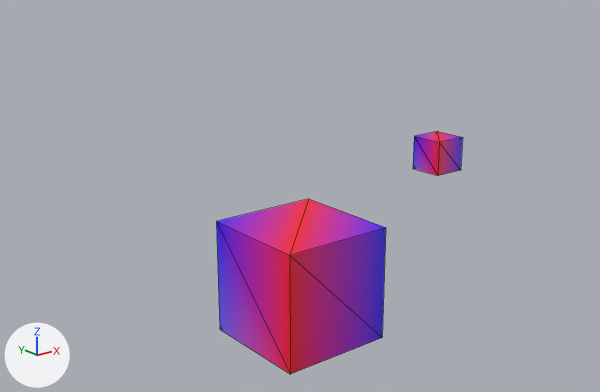
One commit to the glTF model datafiles/block.glb: the scene before it, then after it.
Rendered twice from a 50 mm lens placed at (-16.33, -20.4, 13.15), pointed at (-1.81, -2.25, 5.89). Arrows for +X, +Y and +Z are at lower left; the lights stay in place. Mesh edges are drawn as thin lines. Where no turn or scale is listed for an object, it has been applied to the vertices. Vertices at the same position are counted once.
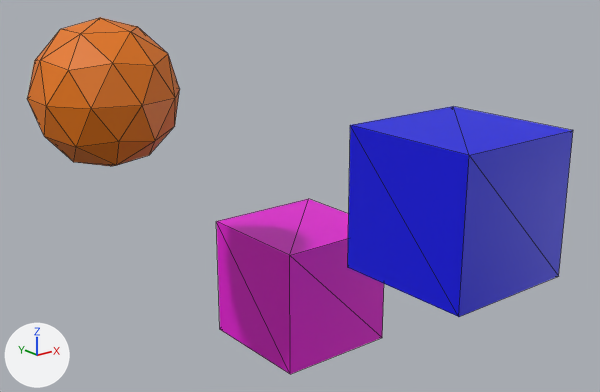
The newer file is also rescaled (x0.5), turned or shifted as a whole; pictures and numbers use the older file's frame.

Where the change shows, as pixel boxes [x1, y1, x2, y2] in the pictures (600 x 392 px):
'Cube', reshaped (109% wider, 53% taller): before [216, 199, 386, 374]; after [216, 106, 573, 374]
'Icosphere', added (orange): after [27, 17, 180, 166]
'Cube.001', deleted: before [413, 132, 463, 176]
part 1 of me_cube_001, added (blue): after [348, 106, 573, 317]
part 2 of me_cube_001, recoloured: [216, 199, 384, 374] in both

Edits to the bpy script that builds the scene:
```text
Add mat_materialcube2:
    mat_materialcube2 = principled_material('MaterialCube2')
    mat_materialcube2.base_color = (0.0, 0.00086, 0.8)  # blue #0003e7
Add mat_materialcube:
    mat_materialcube = principled_material('MaterialCube')
    mat_materialcube.base_color = (0.8, 0.0, 0.666)  # pink #e700d5
Add mat_materialico:
    mat_materialico = principled_material('MaterialIco')
    mat_materialico.base_color = (0.8, 0.183, 0.0)  # orange #e77700
Change me_cube_001:
    used by ob_cube; location = (0.0, 0.0, 2.0)
    remove me_cube_001.from_pydata(...)  # 8 vertices, 12 faces; spans x -2.0..2.0, y -2.0..2.0, z -2.0..2.0
    add me_cube_001.from_pydata(...)  # 16 vertices, 24 faces; spans x -2.0..2.0, y -8.58..2.0, z -2.0..6.44
    me_cube_001 part 1: a new loose piece, a box spanning x -2.0..2.0, y -8.58..-4.58, z 2.44..6.44, in mat_materialcube2 (blue #0003e7)
    me_cube_001 part 2: 12 faces spanning x -2.0..2.0, y -2.0..2.0, z -2.0..2.0 switch from mat_defaultmaterial to mat_materialcube (pink #e700d5)
    add me_cube_001.materials.append(mat_materialcube2)  # blue #0003e7
Add me_icosphere:
    me_icosphere.from_pydata(...)  # an icosphere of 80 faces spanning x -8.53..-4.73, y -2.0..2.0, z 5.13..9.13
    me_icosphere.materials.append(mat_materialico)  # orange #e77700
Remove ob_cube_001:
    ob_cube_001 = bpy.data.objects.new('Cube.001', me_cube_002)
    ob_cube_001.location = (0.0, 0.0, 0.0)
Add ob_icosphere:
    ob_icosphere = bpy.data.objects.new('Icosphere', me_icosphere)
    ob_icosphere.location = (0.0, 0.0, 2.0)
```
